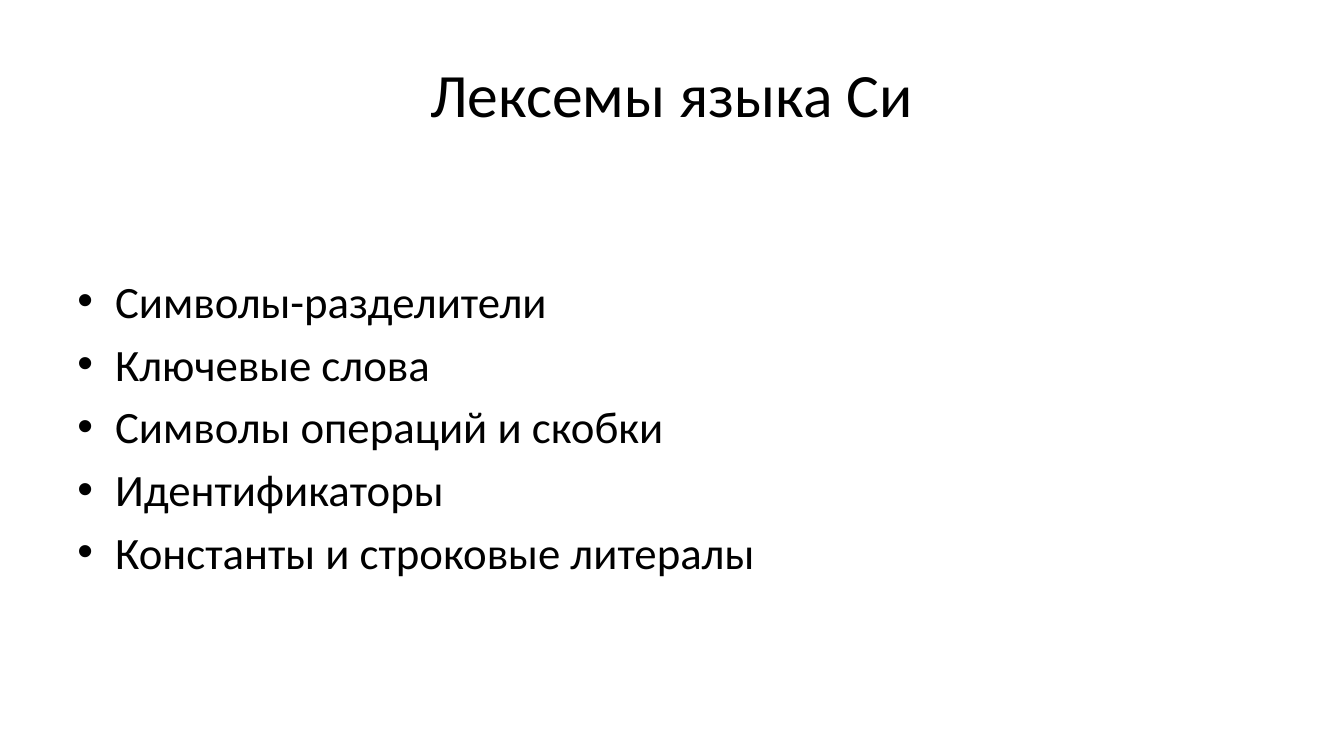
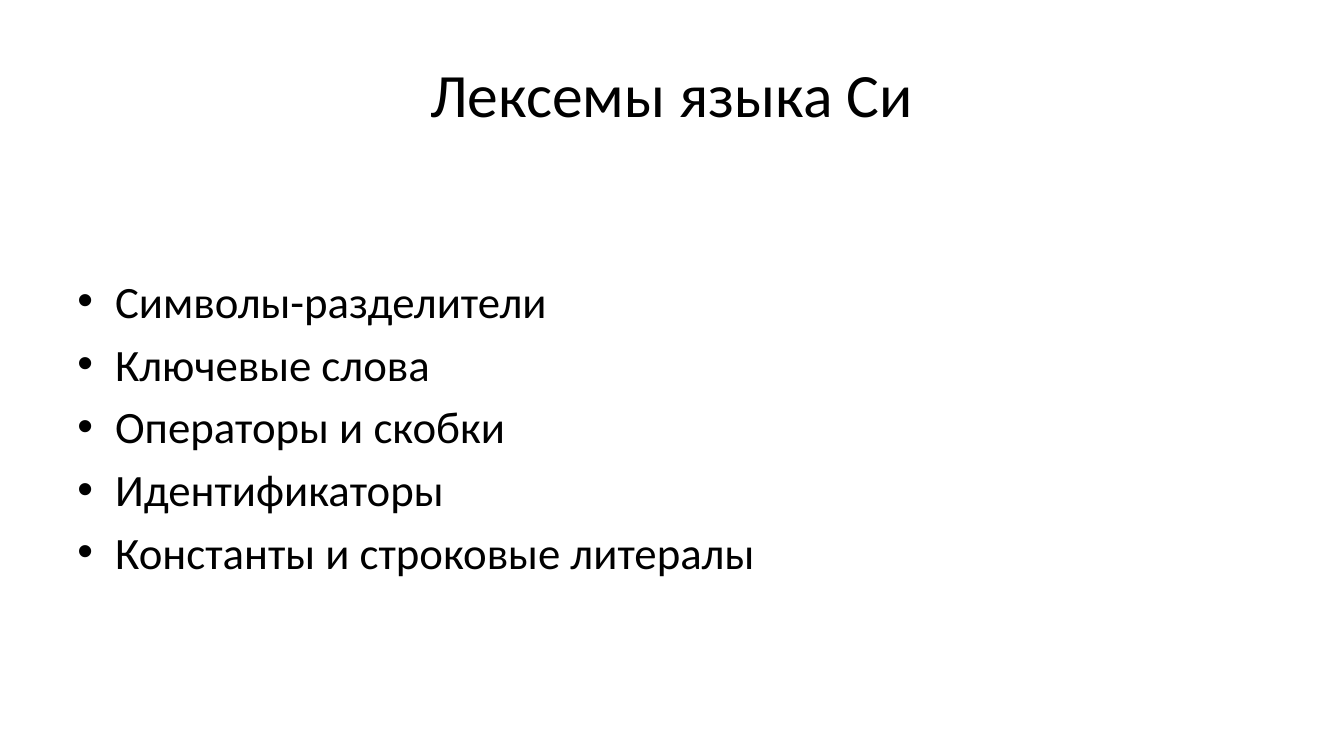
Before and after one commit to Evgueni-Petrov-aka-espetrov/Algorithms-and-Programming-in-C-pptx, a slide deck: slide 21 of 02.75 Лексика и концепции языка Си.pptx (slide 20 before the commit). Drawn at 1344x756 pixels with LibreOffice and Linux fonts; fonts in the diff are those of the drawing. Boxes give left, top, right and bottom in pixels: in the first picture for what was removed or moved away, otherwise in the second. Text is boxed around its words. In the diff, an @@ line names an element or a change of style, - is before the commit and + after.

```diff
--- a/02.75 Лексика и концепции языка Си.pptx
+++ b/02.75 Лексика и концепции языка Си.pptx
@@ text at <box>115,412,505,451</box>: text changed @@
-• Символы операций и скобки
+• Операторы и скобки
```
Also in this commit, not shown: 8 other slides changed, 1 slide added.
